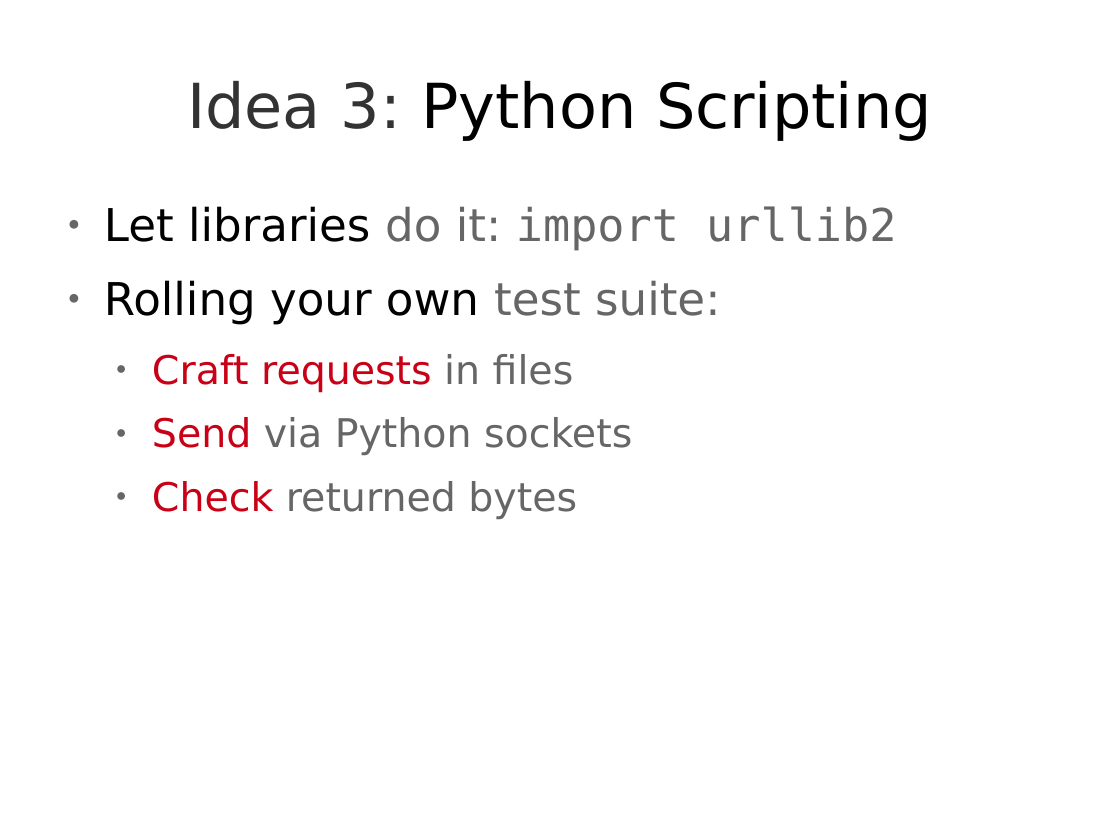
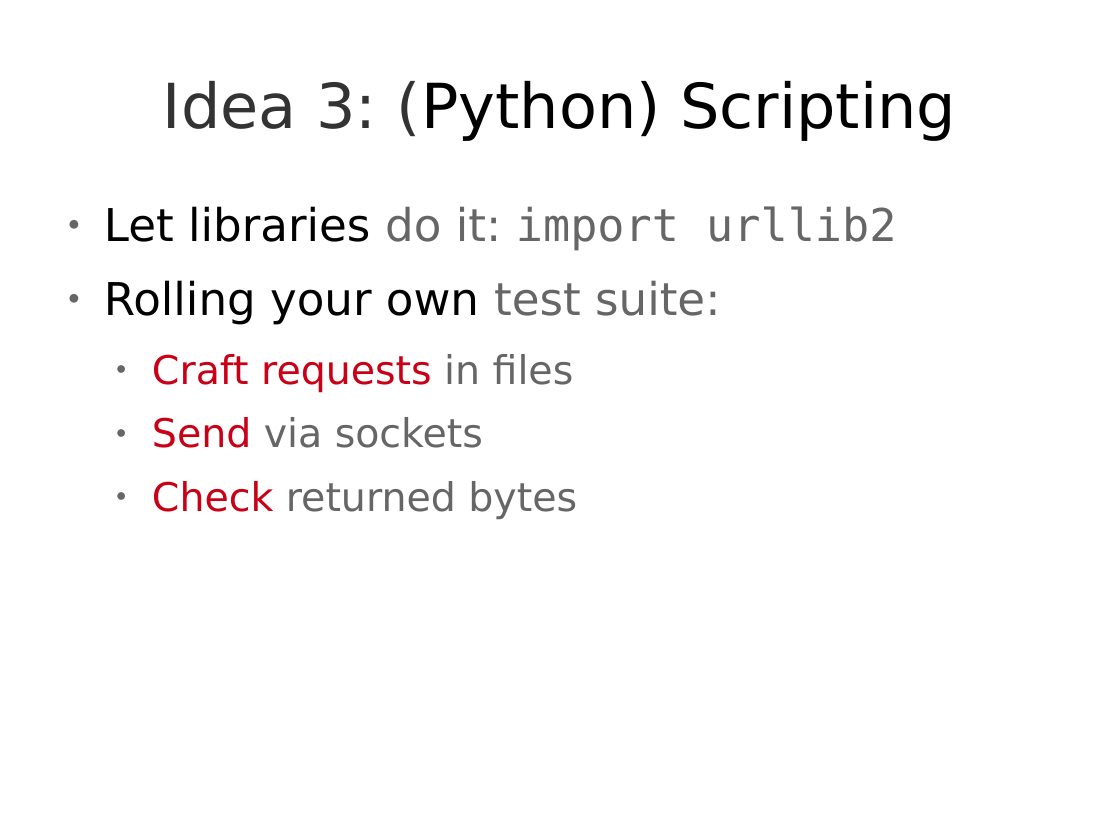
Before and after one commit to Jarvishappy/15-441-Recitation-Sessions, a slide deck: slide 7 of recitation4/src/recitation4-david.odp. Drawn at 1120x840 pixels with LibreOffice and Linux fonts; fonts in the diff are those of the drawing. Boxes give left, top, right and bottom in pixels: in the first picture for what was removed or moved away, otherwise in the second. Text is boxed around its words. In the diff, an @@ line names an element or a change of style, - is before the commit and + after.

```diff
--- a/recitation4/src/recitation4-david.odp
+++ b/recitation4/src/recitation4-david.odp
@@ title at (x1=163, y1=80, x2=956, y2=141): text changed @@
-Idea 3: Python Scripting
+Idea 3: (Python) Scripting
@@ text at (x1=152, y1=417, x2=483, y2=448): text changed @@
-  ● Send via Python sockets
+  ● Send via sockets
```
Also in this commit, not shown: 2 other slides changed, 1 other file.
